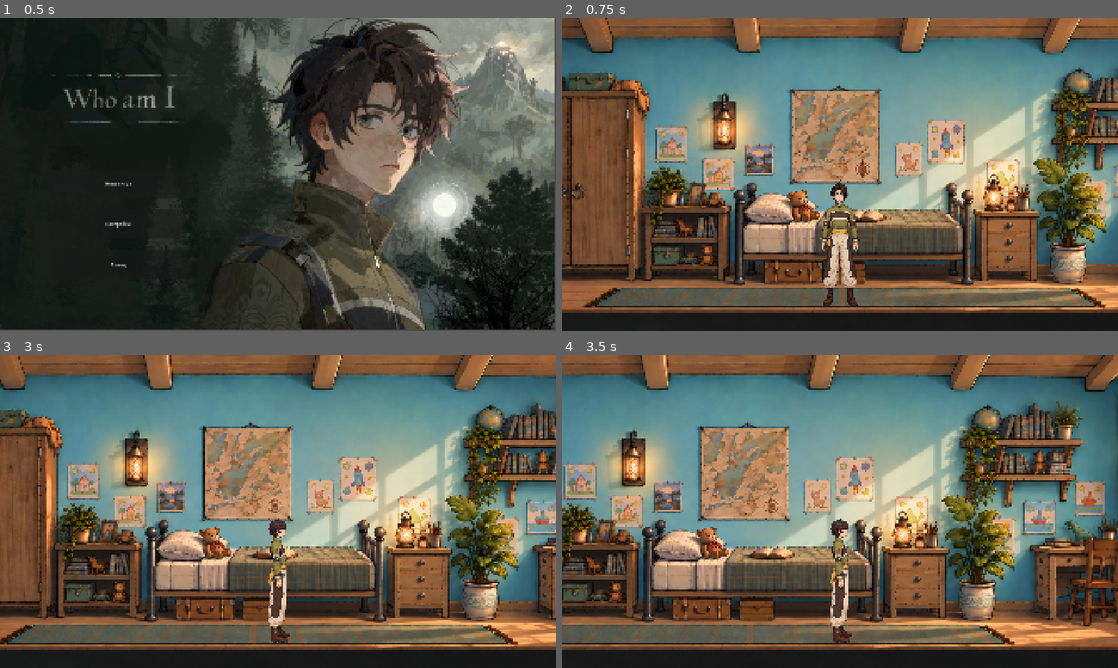
Above: before the commit, frames 1-4 (two rows, left to right).
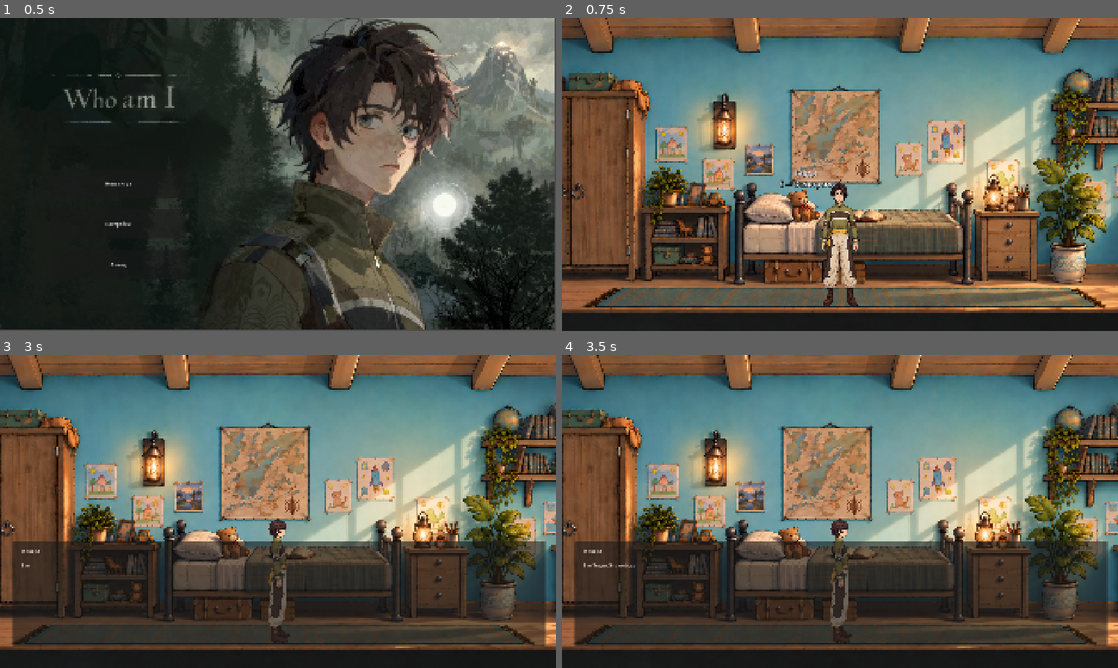
Above: after the commit, the same moments.

Repository: Alona674/WhoAmI
Game: Godot game, scene res://scenes/ui/MainMenu.tscn
The game is run twice, just before and just after one commit, with the same random seed, the same clock (stepped at 60 frames per second) and the same inputs.
Inputs (mouse positions are in pixels of both pictures, inside the frame that each line leads up to):
- Up to frame 1 (0.5 s): no input
- Up to frame 2 (0.75 s): click "Новая игра" at 0.5 s
- Up to frame 3 (3 s): tap Enter (ui_accept) at 1.25, 1.52, 2.75 s; move the mouse to (400, 495) at 1.27 s; hold D (move_right) 1.28-2 s; hold Tab (chat) 1.28-2 s; click (400, 495) at 1.42 s; click "Закончить диалог" at 2 s; move the mouse to (166, 527) at 2.77 s; hold D (move_right) from 2.78 s (still down); tap E (interact) at 2.85 s
- Up to frame 4 (3.5 s): keep holding D (move_right); tap Enter (ui_accept) at 3.02 s

Frame 1 is identical in both runs. In frame 2, 0.2% of the frame differs, in the area x 39-49%, y 48-55%; in frame 3, 55%; in frame 4, 69%, in the area x 0-100%, y 0-95%.
Error before the commit: Parse Error: Cannot infer the type of "floor_y" variable because the value doesn't have a set type. (res://scripts/core/bedroom.gd:69)

Commit message:
Type bedroom entrance floor coordinate

Diff:
--- a/scripts/core/bedroom.gd
+++ b/scripts/core/bedroom.gd
@@ -66,7 +66,7 @@
 	player.can_move = false
 	$DoorOpen.show()
 	var entrance_x := -250.0
-	var floor_y := player.floor_y
+	var floor_y: float = player.floor_y
 	mama.position = Vector2(entrance_x, floor_y)
 	mama.modulate.a = 0.0
 	var mama_sprite: Sprite2D = mama.get_node("Sprite2D")
